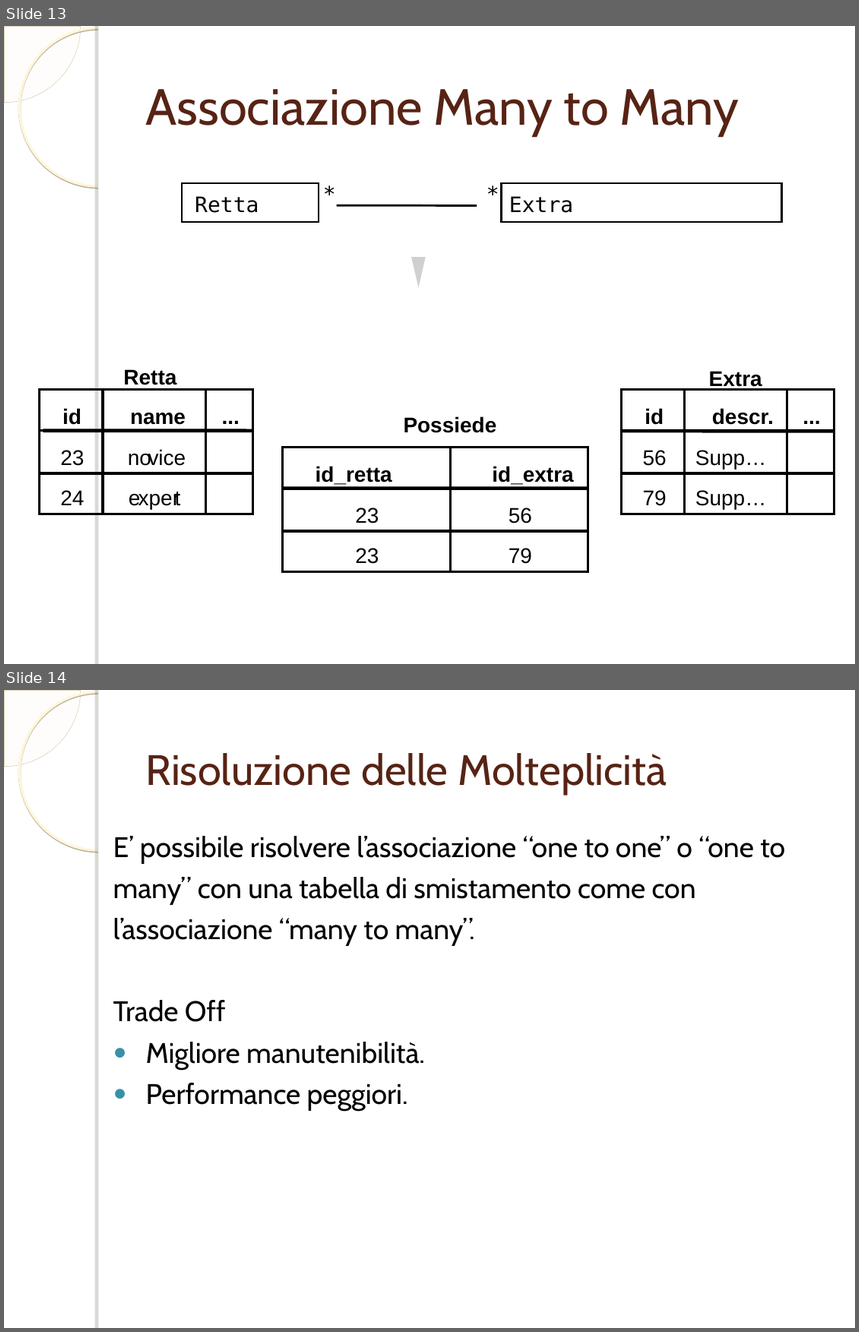
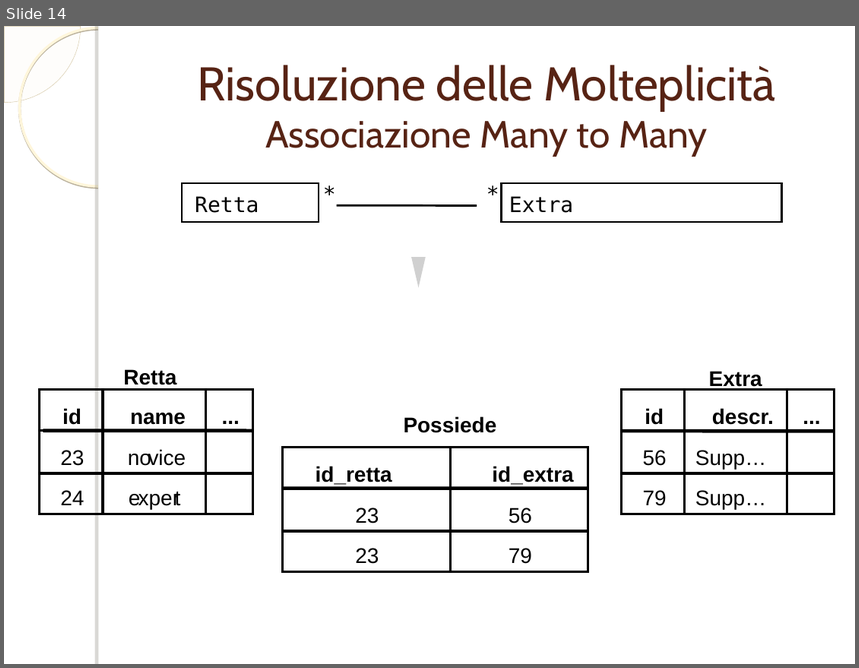
Before and after one commit to ammirate/at-silo, a slide deck: documenti_comuni/PresentazioneDB.ppt. Shown one above the other, each under a label of ours: slides 13 and 14 before the commit, slide 14 after it. The pictures are 859x1332 and 859x668 pixels, drawn with LibreOffice and Linux fonts; fonts in the diff are those of the drawing; grey boxes stand for pictures; background and template pictures are left out. Boxes give left, top, right and bottom in pixels: in the first picture for what was removed or moved away, otherwise in the second. Text is boxed around its words. In the diff, an @@ line names an element or a change of style, - is before the commit and + after.

```diff
--- a/documenti_comuni/PresentazioneDB.ppt
+++ b/documenti_comuni/PresentazioneDB.ppt
@@ slide 14 removed at <box>4,690,855,1328</box>, background picture (left out); not listed: 4 template elements that a slide beside it also shows @@
@@ title removed at <box>146,753,667,795</box> @@
-Risoluzione delle Molteplicità
@@ text removed at <box>113,836,785,1110</box> @@
-E’ possibile risolvere l’associazione “one to one” o “one to
-many” con una tabella di smistamento come con
-l’associazione “many to many”.
-Trade Off
-● Migliore manutenibilità.
-● Performance peggiori.
@@ what was slide 13 is now slide 14 @@
@@ slide 14 changed as well @@
@@ title at <box>197,65,775,156</box>: text changed; size 43 to 40 pt @@
-Associazione Many to Many
+Risoluzione delle Molteplicità
+Associazione Many to Many
```
Also in this commit, not shown: 14 other slides changed, 3 slides added.
